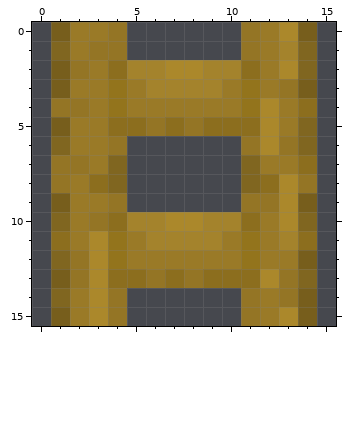
One commit to this pixel-art sprite: miner/public/blocks/ladder.png. The picture above was drawn from the file before the commit.
The file is 80x80 pixels, drawn in blocks of 5x5; one block is one cell here. Colours within 5 levels of each other are drawn and written as one.
New version:
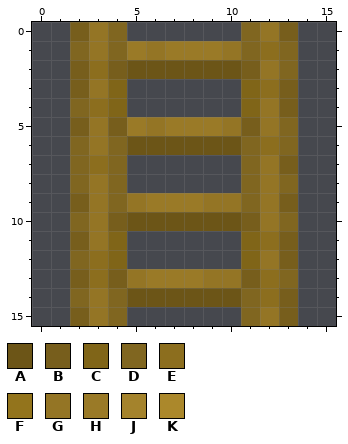
Palette (. is transparent): A #6c5517  B #775e1c  C #806518  D #806620  E #8c6e1e  F #93741c  G #947525  H #9a7a27  J #a4832c  K #ab882b
Diff:
@@ x 0..15 @@
- 0 .BHHG......GHKB.
- 1 .DHGG......GHJD.
- 2 .BGHEJJKKJJEHKD.
- 3 .BHHFHJJJJHFHGB.
- 4 .GGHFHHHHHHFKHE.
- 5 .BHHEEGEGEEEKHD.
- 6 .DHHG......GKGD.
- 7 .GGHD......DHHE.
- 8 .GHED......DEKG.
- 9 .BHHG......GGKB.
-10 .DHGEJJKKJJEHKD.
-11 .EHKFHJJJJHFHJE.
-12 .DGKFHHHHHHFHHB.
-13 .BGKEEGEGEEEKGD.
-14 .DHKG......GHGB.
-15 .BHKG......GHKB.
+ 0 ..BGD......DGB..
+ 1 ..DGDHGHHHGDED..
+ 2 ..BEBAAAAAABGD..
+ 3 ..BGC......CEB..
+ 4 ..DEC......CGB..
+ 5 ..BGBHGHHHGBGD..
+ 6 ..DGDAAAAAADED..
+ 7 ..DED......DGB..
+ 8 ..DGD......DGD..
+ 9 ..BGDGHHHGGDGB..
+10 ..DGBAAAAAABGD..
+11 ..BGC......CEB..
+12 ..DEC......CGB..
+13 ..BEBGHHHGGBED..
+14 ..DGDAAAAAADEB..
+15 ..BGD......DGB..
